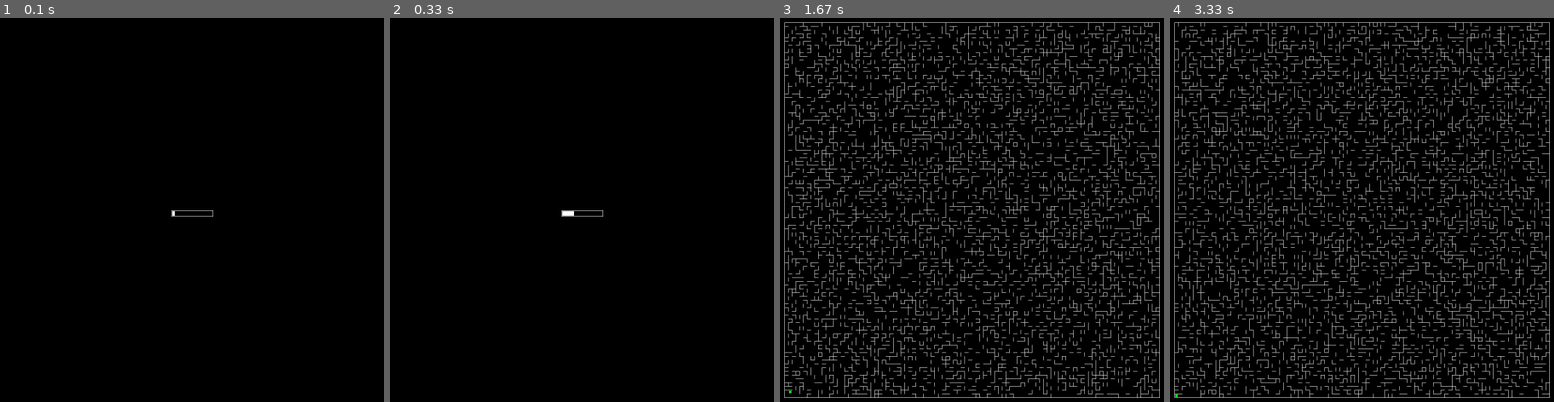
Above: before the commit, frames 1-4 (left to right).
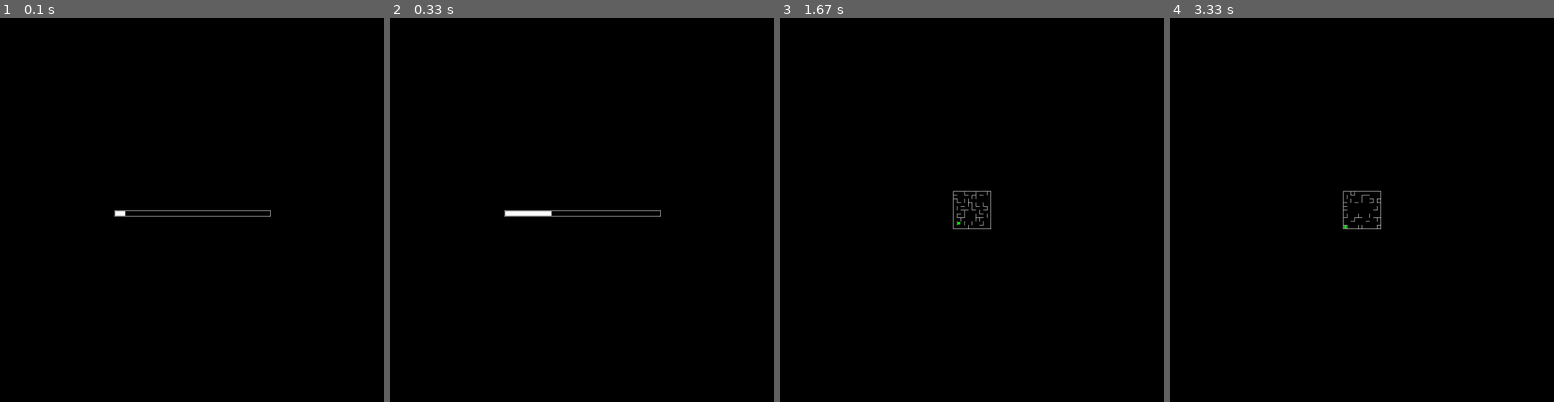
Above: after the commit, the same moments.

Repository: AlexanderNoles/NEA
Game: pygame game, started from MazeRenderer 2.0.py
The game is run twice, just before and just after one commit, with the same random seed, the same clock (stepped at 60 frames per second) and the same inputs.
Inputs:
- Up to frame 1 (0.1 s): no input
- Up to frame 2 (0.33 s): no input
- Up to frame 3 (1.67 s): hold E 0.33-0.8 s; hold Right 0.33-0.8 s; hold Right 0.83-1.3 s; hold Up 1.33-1.63 s
- Up to frame 4 (3.33 s): hold Right 1.67-2.13 s; hold Left 2.17-2.7 s; hold Down 2.73-3.03 s; hold Left from 3.07 s (still down); tap E at 3.22 s

The runs differ from the first frame. In frame 1, 0.2% of the frame differs, in the area x 29-71%, y 50-52%; in frame 2, 0.3%; in frame 3, 14%; in frame 4, 14%, in the area x 1-99%, y 1-99%.

Commit message:
Starting work on Text

Diff:
--- a/MazeRenderer 2.0.py
+++ b/MazeRenderer 2.0.py
@@ -60,9 +60,9 @@
                     first_frame = True
                     screen.fill(default)
                     from MazeGenerationNew import generate_random_walls
-                    maze_data = generate_random_walls(100,100)
+                    maze_data = generate_random_walls(10,10)
                 #Checks to make sure player can't go outside the maze
-                if position_set_to[0] + add_to_x < 0 or position_set_to[0] + add_to_x > len(maze_data[0]):
+                if position_set_to[0] + add_to_x < 0 or position_set_to[0] + add_to_x > len(maze_data[0])-1:
                     add_to_x = 0
                     check_walls = False
                 if position_set_to[1] + add_to_y < 0 or position_set_to[1] + add_to_y > len(maze_data):
@@ -86,18 +86,21 @@
                 loading = False
                 screen.fill(default)
             else:
-                progress_bar(100,4,temp,screen,[0,0],[width,height]) #This is a stand-in progress bar to test how it would look, the real one's progression would be based on the maze generation progression
-                temp += 1 * delta_time                               #currently the maze generates before the progress bar is shown and the maze is rendered after (To make it properly linked to maze generation
-        elif not loading:                                            #the progress bar would have to be called from the MazeGenerationNew script)
+                progress_bar(width/4,temp,screen,[0,0],[width,height])  #This is a stand-in progress bar to test how it would look, the real one's progression would be based on the maze generation progression
+                temp += 1 * delta_time                                  #currently the maze generates before the progress bar is shown and the maze is rendered after (To make it properly linked to maze generation
+        elif not loading:                                               #the progress bar would have to be called from the MazeGenerationNew script)
             if first_frame == True:
                 first_frame = False
                 generated_data = draw_maze([width,height],cube_size,screen,maze_data)
                 player_pos = draw_player(maze_data,generated_data[0],generated_data[1],cube_size,screen,[width,height],[0,len(maze_data)-1],True)
                 position_set_to = player_pos
             else:
-                player_pos = draw_player(maze_data,generated_data[0],generated_data[1],cube_size,screen,[width,height],[position_set_to[0] + add_to_x,position_set_to[1] + add_to_y],False,player_pos)
                 if won(player_pos,[len(maze_data[0])-1,0]):
-                    running = False #Currently this just closes the program but at some point it should display a maze sloved message on screen
+                    screen.fill(default)
+                    print("YouWon")
+                    running = False
+                else:
+                    player_pos = draw_player(maze_data,generated_data[0],generated_data[1],cube_size,screen,[width,height],[position_set_to[0] + add_to_x,position_set_to[1] + add_to_y],False,player_pos)
         pygame.display.flip()
         delta_time = time.time() - start_time #delta_time is the time the program took to execute the last frame
     pygame.quit()
@@ -157,12 +160,23 @@
             draw_rectangle(player_pos,player_size,player_size,True,green,screen,window_dimensions)
     return new_pos
 
-def progress_bar(width,number_of_segements,progress,screen,offset,window_dimensions): #Generates a progress bar in the center of the screen, however, it's position can be shifted using the offset
+def progress_bar(width,progress,screen,offset,window_dimensions): #Generates a progress bar in the center of the screen, however, it's position can be shifted using the offset
     center = [0+offset[0],0+offset[0]]
     #Draw progress bar shell
     draw_rectangle([int(center[0]-width/2),center[1]],width,15,False,white,screen,window_dimensions,1)
     #Draw actual progress
     draw_rectangle([int(center[0]-width/2)+2,center[1]+2],int((width-4)*progress),11,True,white,screen,window_dimensions)
+
+def text(startpos,text,text_size,colour,screen,window_dimensions):
+    text_dict = {
+        "a":0,"b":1,"c":2,"d":3,"e":4,
+        "f":5,"g":6,"h":7,"i":8,"j":9,
+        "k":10,"l":11,"m":12,"n":13,"o":14,
+        "p":15,"q":16,"r":17,"s":18,"t":19,
+        "u":20,"v":21,"w":22,"x":23,"y":24,
+        "z":25
+        }
+    pass
 
 def draw_rectangle(startpos,width,height,fill,colour,screen,window_dimensions,*args): #Draws a rectangle based around 0,0 (screen center), for best use don't redraw things that are already drawn (i.e. stagnant sprites, like the maze)
     width = alter_to_fit_scale(width)
@@ -201,5 +215,5 @@
     return int(full + (value*scale))
 
 from MazeGenerationNew import generate_random_walls
-maze_data = generate_random_walls(100,100)
+maze_data = generate_random_walls(10,10)
 play_maze(1500,1000,"Test Maze",maze_data)
Binary file added: font_example.png
